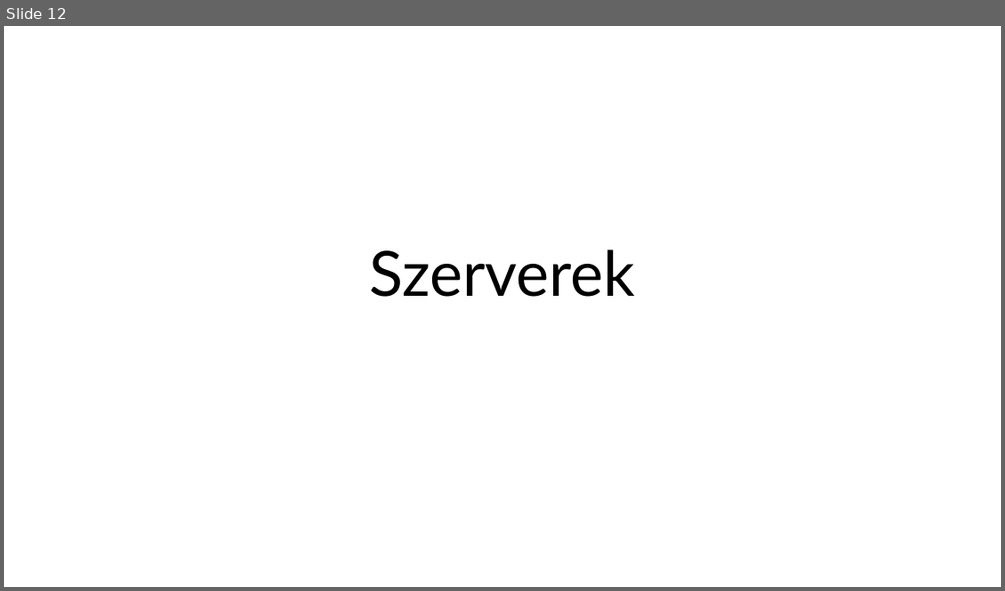
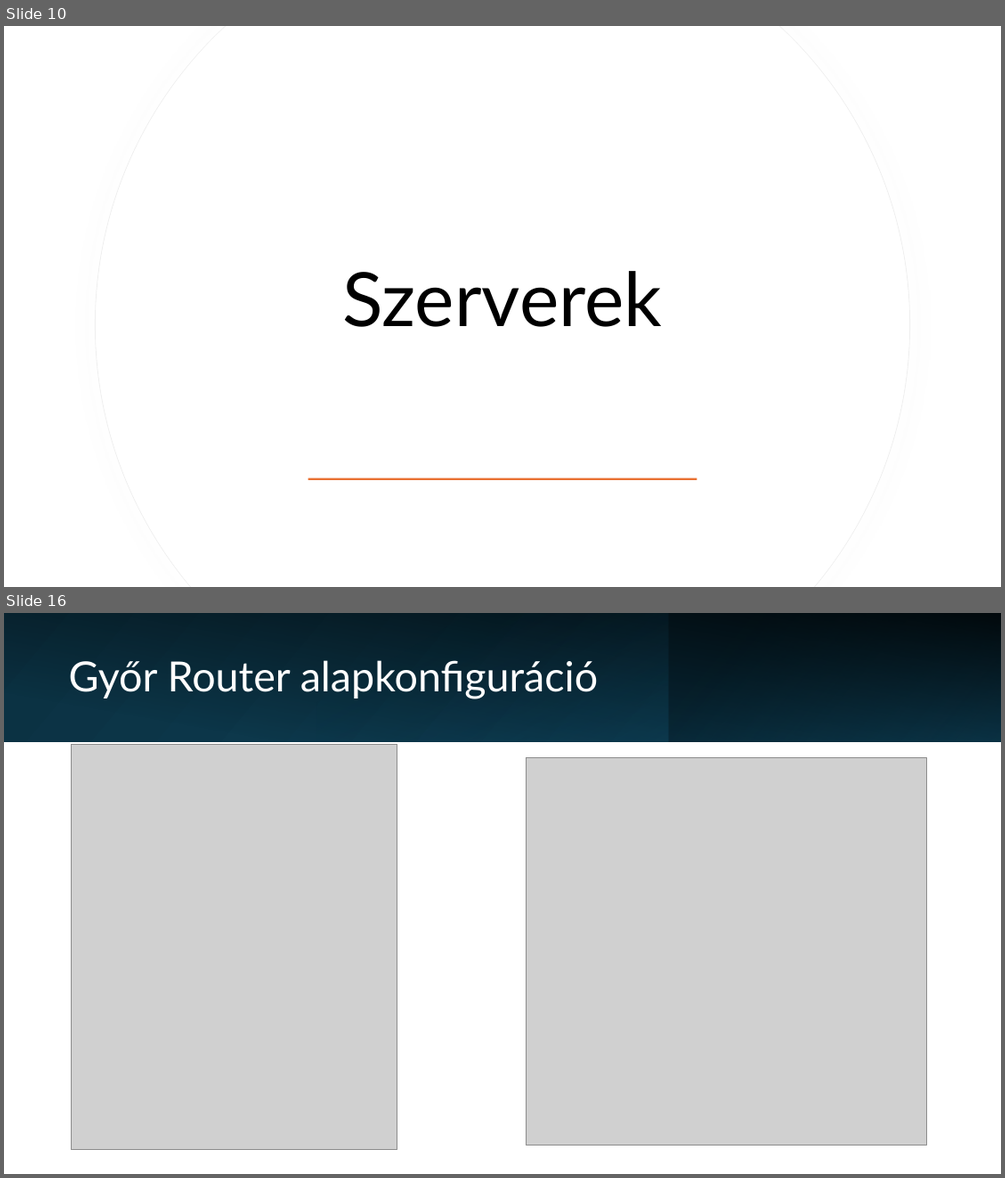
Before and after one commit to torokpeter7/CoreLink-KFT, a slide deck: Végleges/CoreLink_KFT.pptx. Shown one above the other, each under a label of ours: slide 12 before the commit, slides 10 and 16 after it; the slides between them are not shown. The pictures are 1005x591 and 1005x1178 pixels, drawn with LibreOffice and Linux fonts; fonts in the diff are those of the drawing; grey boxes stand for pictures. Boxes give left, top, right and bottom in pixels: in the first picture for what was removed or moved away, otherwise in the second. Text is boxed around its words. In the diff, an @@ line names an element or a change of style, - is before the commit and + after.

```diff
--- a/Végleges/CoreLink_KFT.pptx
+++ b/Végleges/CoreLink_KFT.pptx
@@ slide 16 added at (4,613,1001,1174), background #FFFFFF @@
@@ rectangle added at (4,613,1001,742), fill gradient #0B3041 to #104862 @@
@@ rectangle added at (4,613,1001,742), fill gradient #000000 @@
@@ rectangle added at (316,613,669,742), fill gradient #156082 to #0B3041 @@
@@ rectangle added at (669,613,1001,742), fill gradient #0B3041 to #156082 @@
@@ title added at (69,660,598,699), 40 pt, text #FFFFFF @@
+Győr Router alapkonfiguráció
@@ picture added at (72,744,397,1149) @@
@@ picture added at (526,758,927,1145) @@
@@ what was slide 12 is now slide 10 @@
@@ slide 10 changed as well @@
@@ freeform shape added at (96,26,910,587), fill #FFFFFF, outline #EFEFEF 0.75 pt @@
@@ freeform shape added at (96,26,909,587), fill #FFFFFF @@
@@ title "Szerverek": place and size @@
-title "Szerverek" at (370,249,636,297)
+title "Szerverek" at (343,271,663,327)
@@ title "Szerverek" at (343,271,663,327): size 60 to 72 pt; vertical alignment bottom to middle @@
@@ rectangle added at (308,477,697,480), fill #E97132 @@
```
Also in this commit, not shown: 6 other slides changed, 10 other slides added, 5 slides removed.
